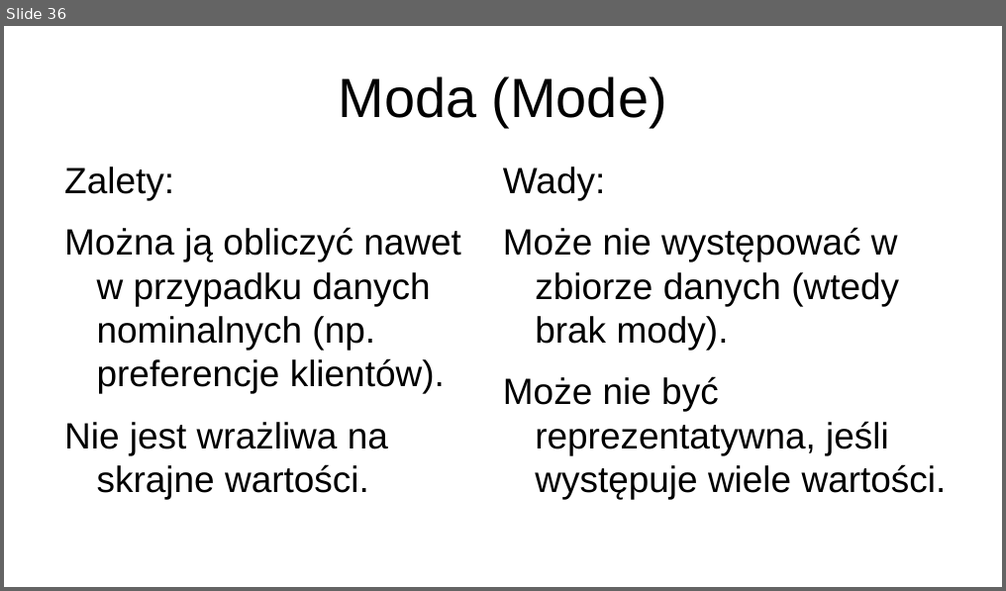
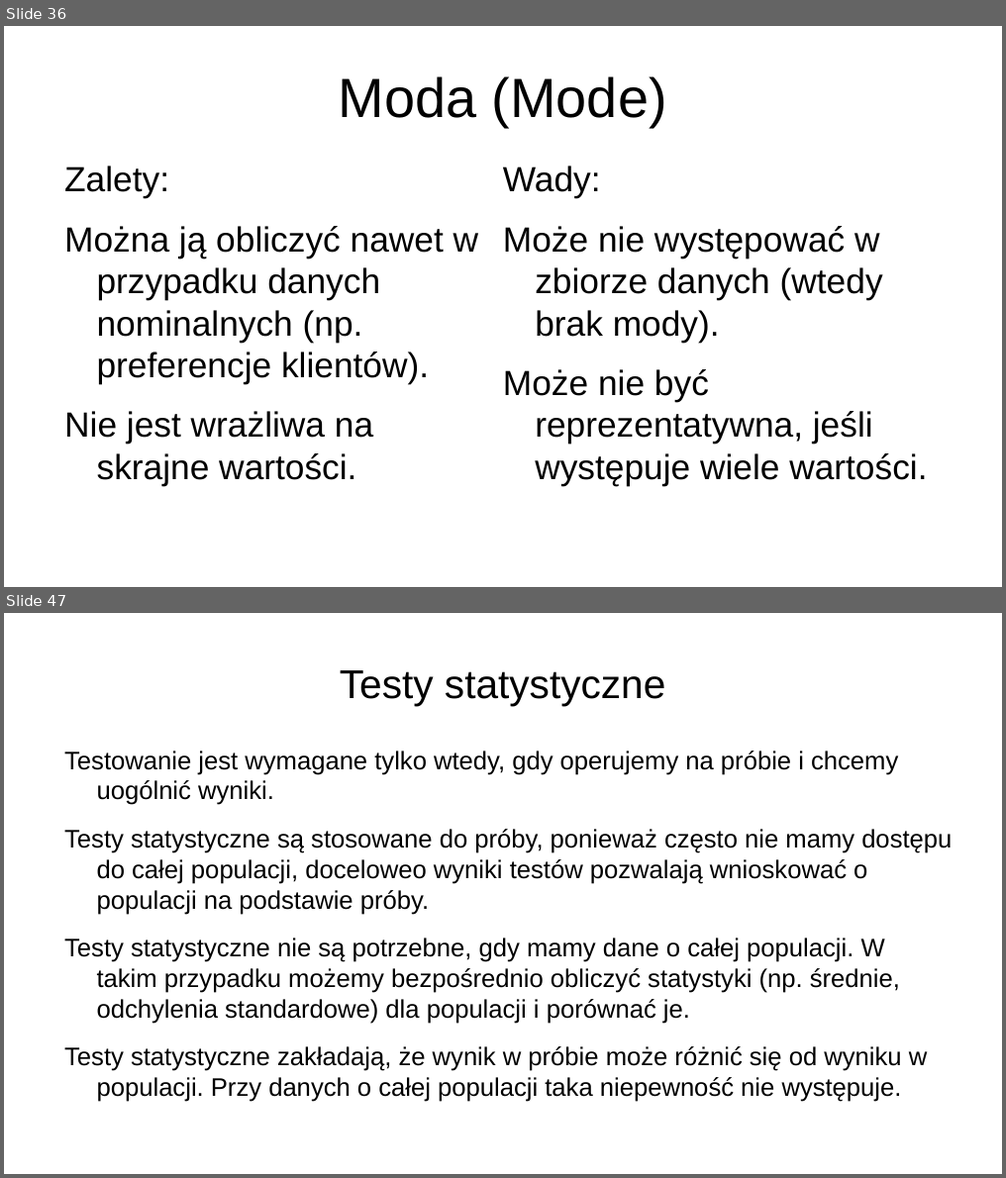
Before and after one commit to jkb-mchlk/jkb-mchlk, a slide deck: szkolenie.pptx. Shown one above the other, each under a label of ours: slide 36 before the commit, slides 36 and 47 after it; the slides between them are not shown. The pictures are 1006x591 and 1006x1178 pixels, drawn with LibreOffice and Linux fonts; fonts in the diff are those of the drawing. Boxes give left, top, right and bottom in pixels: in the first picture for what was removed or moved away, otherwise in the second. Text is boxed around its words. In the diff, an @@ line names an element or a change of style, - is before the commit and + after.

```diff
--- a/szkolenie.pptx
+++ b/szkolenie.pptx
@@ slide 47 added at bbox=[4, 613, 1002, 1174], background #FFFFFF @@
@@ title added at bbox=[340, 670, 665, 705], 32 pt, text #000000 @@
+Testy statystyczne
@@ text added at bbox=[64, 751, 951, 1102], 20.2 pt, text #000000 @@
+Testowanie jest wymagane tylko wtedy, gdy operujemy na próbie i chcemy uogólnić wyniki.
+Testy statystyczne są stosowane do próby, ponieważ często nie mamy dostępu do całej populacji, doceloweo wyniki testów pozwalają wnioskować o populacji na podstawie próby.
+Testy statystyczne nie są potrzebne, gdy mamy dane o całej populacji. W takim przypadku możemy bezpośrednio obliczyć statystyki (np. średnie, odchylenia standardowe) dla populacji i porównać je.
+Testy statystyczne zakładają, że wynik w próbie może różnić się od wyniku w populacji. Przy danych o całej populacji taka niepewność nie występuje.
@@ slide 36 changed as well @@
@@ text "Zalety:" at bbox=[64, 166, 478, 485]: size 29.1 to 27.8 pt @@
@@ text "Wady:" at bbox=[503, 166, 927, 485]: size 29.1 to 27.8 pt @@
```
Also in this commit, not shown: 3 other slides changed, 18 other slides added, 1 slide removed, 1 other file.
